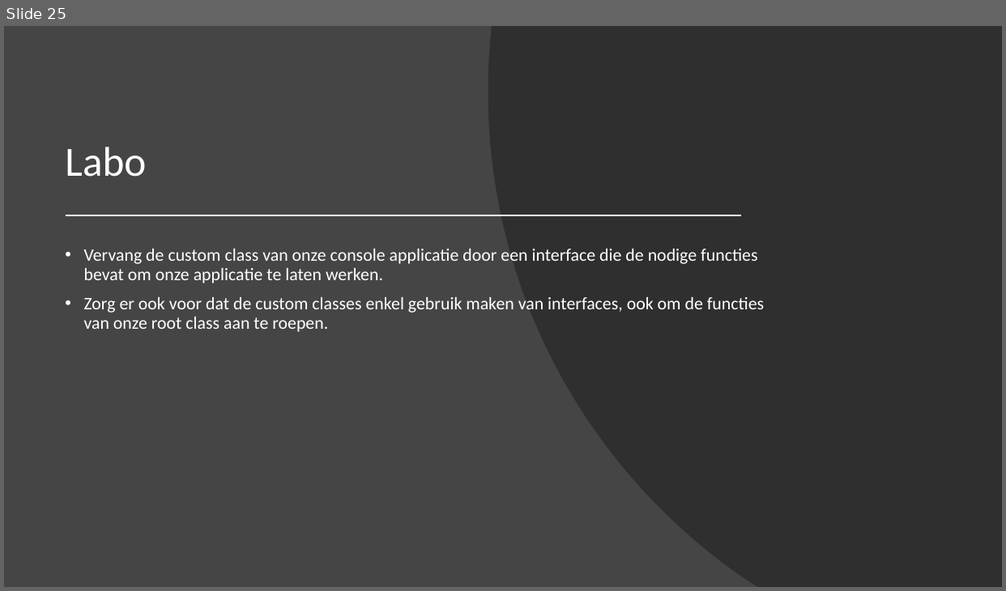
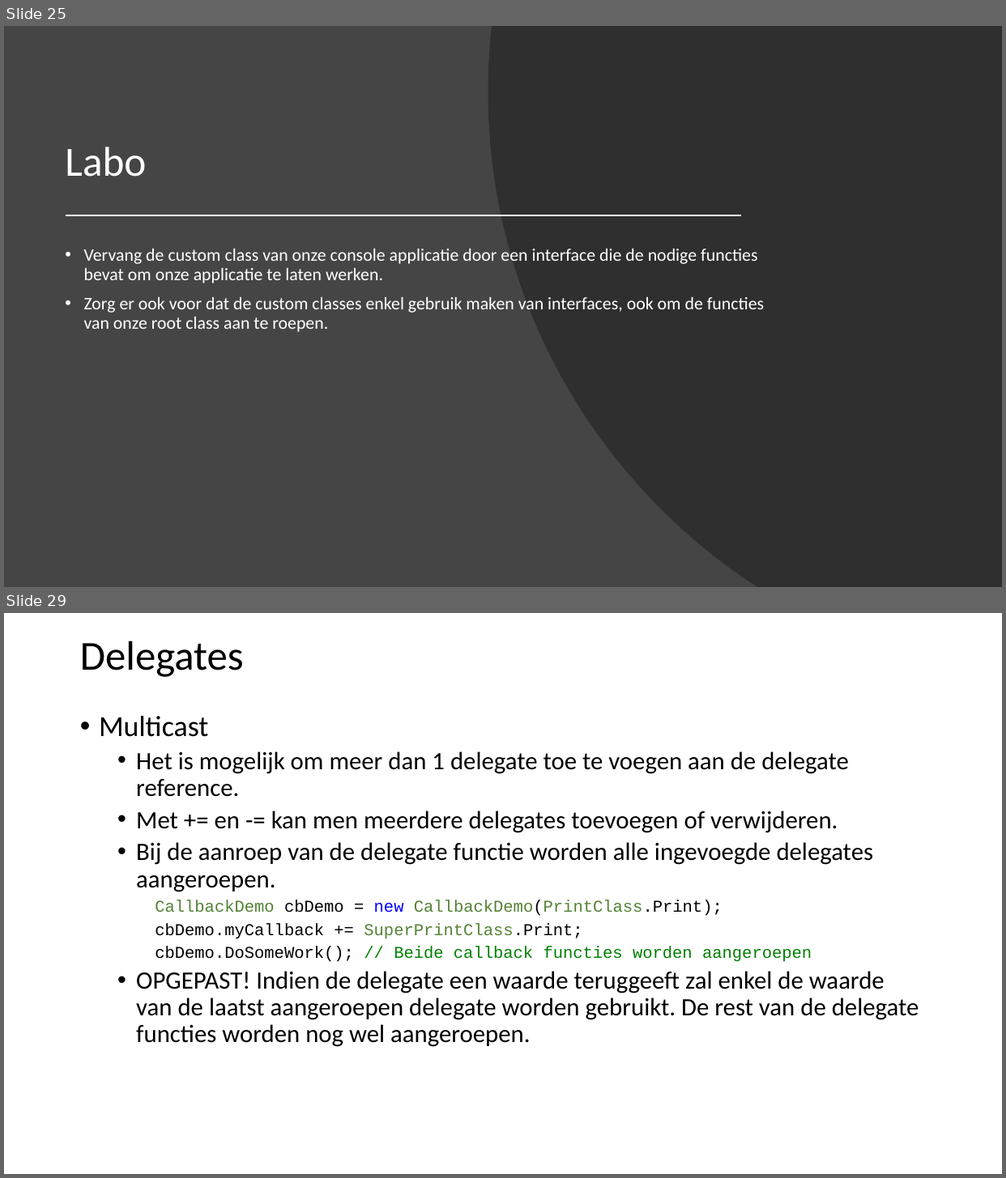
Before and after one commit to Fleximinded/BasicCSharp, a slide deck: Powerpoints/BasisCSharp-OO.pptx. Shown one above the other, each under a label of ours: slide 25 before the commit, slides 25 and 29 after it; the slides between them are not shown. The pictures are 1006x591 and 1006x1178 pixels, drawn with LibreOffice and Linux fonts; fonts in the diff are those of the drawing. Boxes give left, top, right and bottom in pixels: in the first picture for what was removed or moved away, otherwise in the second. Text is boxed around its words. In the diff, an @@ line names an element or a change of style, - is before the commit and + after.

```diff
--- a/Powerpoints/BasisCSharp-OO.pptx
+++ b/Powerpoints/BasisCSharp-OO.pptx
@@ slide 29 added at bbox=[4, 613, 1002, 1174], background #FFFFFF @@
@@ title added at bbox=[80, 641, 244, 677], 39.6 pt, text #000000 @@
+Delegates
@@ text added at bbox=[99, 716, 919, 1047], 24 pt, text #000000 @@
+• Multicast
+  • Het is mogelijk om meer dan 1 delegate toe te voegen aan de delegate reference.
+  • Met += en -= kan men meerdere delegates toevoegen of verwijderen.
+  • Bij de aanroep van de delegate functie worden alle ingevoegde delegates aangeroepen.
+    CallbackDemo cbDemo = new CallbackDemo(PrintClass.Print);
+    cbDemo.myCallback += SuperPrintClass.Print;
+    cbDemo.DoSomeWork(); // Beide callback functies worden aangeroepen
+  • OPGEPAST! Indien de delegate een waarde teruggeeft zal enkel de waarde van de laatst aangeroepen delegate worden gebruikt. De rest van de delegate functies worden nog wel aangeroepen.
```
Also in this commit, not shown: 4 other slides added, 12 other files.
